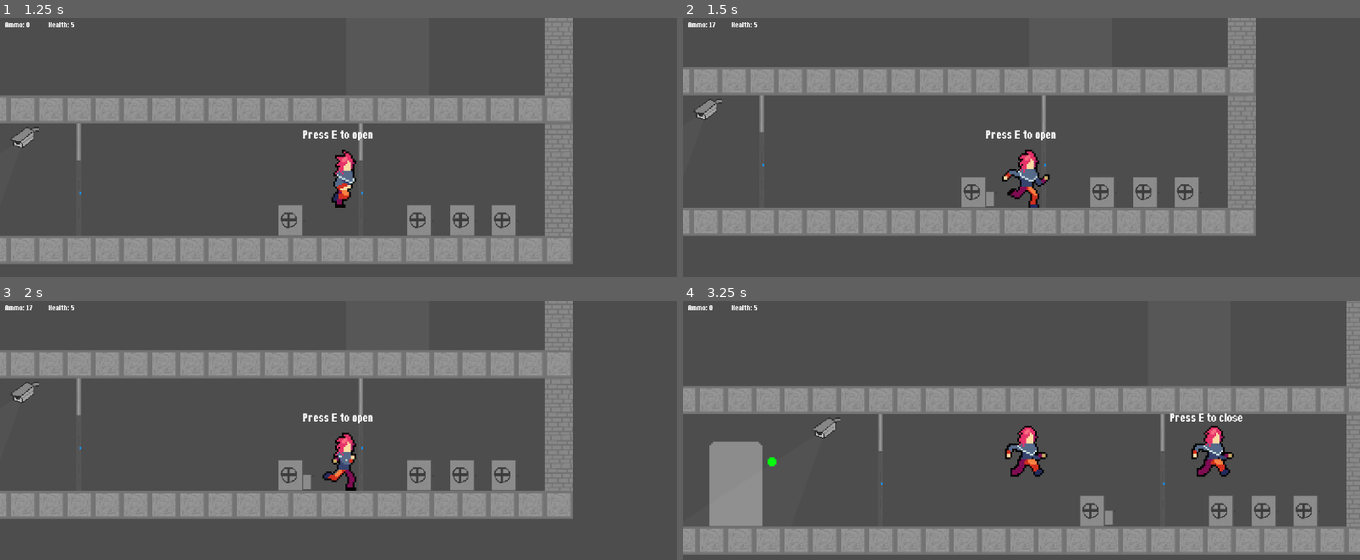
Above: before the commit, frames 1-4 (two rows, left to right).
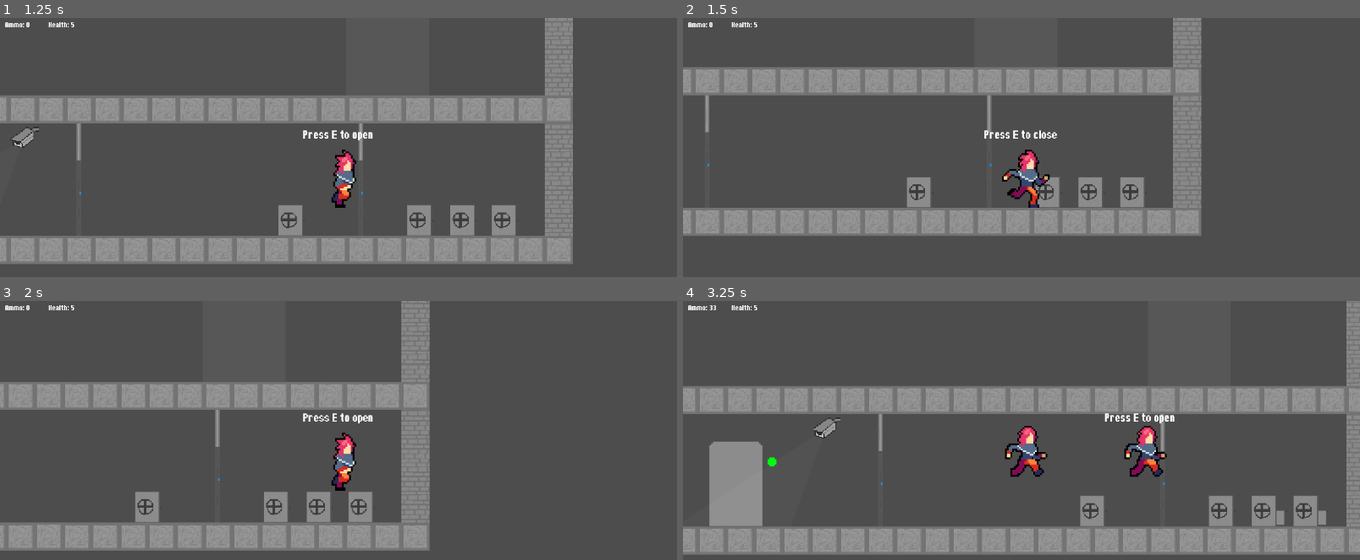
Above: after the commit, the same moments.

Repository: sppmacd/everything-has-to-end
Game: Godot game, scene res://main.tscn
Two runs of this game, one before a commit and one after it. Both use one fixed random seed, a clock stepped at 60 frames per second and the inputs below.
Inputs (mouse positions are in pixels of both pictures, inside the frame that each line leads up to):
- Up to frame 1 (1.25 s): tap Enter at 0.5 s; move the mouse to (487, 188) at 0.52 s; hold D from 0.53 s (still down); tap E at 0.6 s; click (487, 188) at 0.67 s; tap Space at 0.77 s
- Up to frame 2 (1.5 s): keep holding D; tap E at 1.25, 1.35 s; move the mouse to (886, 227) at 1.27 s
- Up to frame 3 (2 s): keep holding D; tap Space at 1.52 s
- Up to frame 4 (3.25 s): tap E at 2, 2.3, 2.75, 2.85 s; move the mouse to (1089, 407) at 2.02 s; release D at 2.03 s; hold A 2.03-2.78 s; tap R at 2.1 s; move the mouse to (outside the picture) at 2.77 s; hold D from 2.78 s (still down); click (outside the picture) at 2.92 s; tap Space at 3.02 s

Frame 1 is identical in both runs. In frame 2, 10% of the frame differs, in the area x 0-85%, y 0-85%; in frame 3, 37%, in the area x 0-85%, y 0-97%; in frame 4, 1.9%.

Commit message:
Sort usable objects by distance

Diff:
--- a/entities/player.gd
+++ b/entities/player.gd
@@ -170,6 +170,10 @@
 	if event is InputEventKey:
 		if event.keycode == KEY_E and event.is_pressed() and can_use_objects:
 			var uo = _find_usable_objects()
+			uo.sort_custom(func(a,b): return global_position.distance_squared_to(a.global_position) < global_position.distance_squared_to(b.global_position))
+			for u in uo:
+				print(u, u.global_position.distance_squared_to(global_position))
+			print(uo)
 			if len(uo) > 0:
 				if uo[0].action_enabled():
 					uo[0].action_use(self)
